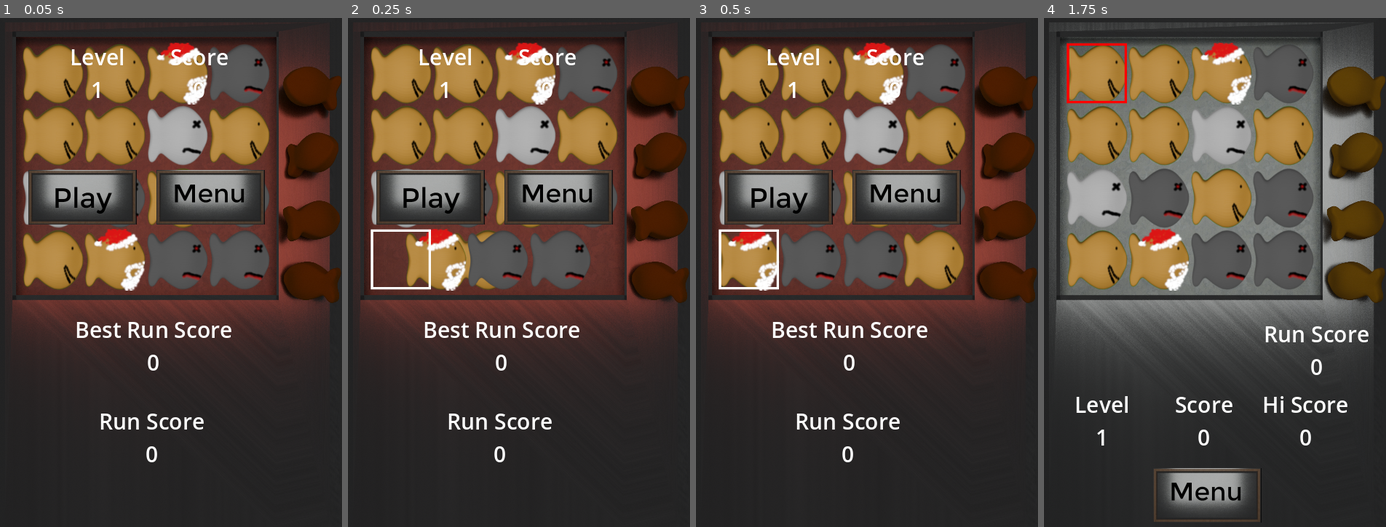
Above: before the commit, frames 1-4 (left to right).
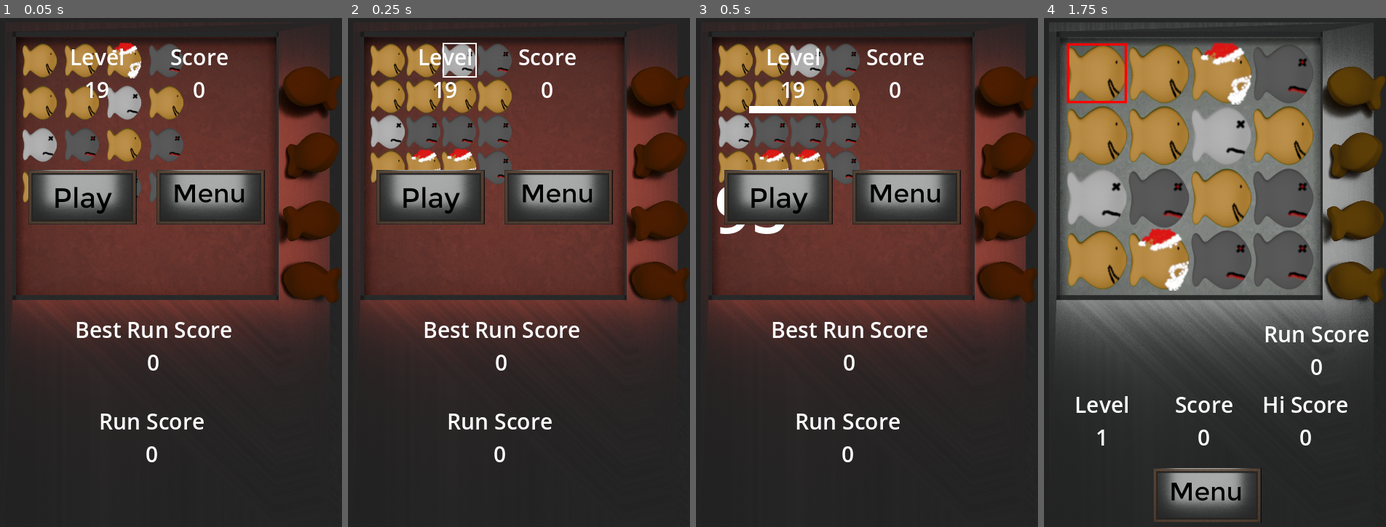
Above: after the commit, the same moments.

Repository: SecsAndCyber/GoldphishMatcher
Game: Godot game, scene res://source/failed_state.tscn
The game is run twice, just before and just after one commit, with the same random seed, the same clock (stepped at 60 frames per second) and the same inputs. This scene is started directly instead of the project's main scene.
Inputs (mouse positions are in pixels of both pictures, inside the frame that each line leads up to):
- Up to frame 1 (0.05 s): no input
- Up to frame 2 (0.25 s): no input
- Up to frame 3 (0.5 s): no input
- Up to frame 4 (1.75 s): click (1126, 196) at 0.5 s; click (1095, 73) at 1.27 s

The runs differ from the first frame. In frame 1, 19% of the frame differs, in the area x 6-79%, y 4-54%; in frame 2, 20%; in frame 3, 21%, in the area x 5-79%, y 4-54%; in frame 4, nothing differs.

Commit message:
More sounds

Diff:
--- a/source/scripts/audio_controller.gd
+++ b/source/scripts/audio_controller.gd
@@ -11,10 +11,14 @@
 var points:AudioStream
 var lost:AudioStream
 var won:AudioStream
+var star:AudioStream
 var combo_1:AudioStream
 var combo_2:AudioStream
 var combo_3:AudioStream
 var combo_4:AudioStream
+var combo_5:AudioStream
+var combo_6:AudioStream
+var cleared:AudioStream
 
 var menu_open:AudioStream
 var menu_close:AudioStream
@@ -34,9 +38,13 @@
 	combo_2 = load("res://assets/Audio/combo_score_2.wav")
 	combo_3 = load("res://assets/Audio/combo_score_3.wav")
 	combo_4 = load("res://assets/Audio/combo_score_4.wav")
+	combo_5 = load("res://assets/Audio/combo_score_5.mp3")
+	combo_6 = load("res://assets/Audio/combo_score_6.mp3")
+	cleared = load("res://assets/Audio/combo_score_7.mp3")
 	menu_open = load("res://assets/Audio/menu_open.wav")
 	menu_close = load("res://assets/Audio/menu_close.wav")
 	reset = load("res://assets/Audio/reset.wav")
+	star = load("res://assets/Audio/star.mp3")
 	actions = [row, col, points, combo_1, combo_2, combo_3, combo_4, menu_open, menu_close]
 
 func click():
@@ -57,7 +65,7 @@
 	if Reg.SfxMute:
 		return
 	audio_stream_player.stream = row
-	audio_stream_player.pitch_scale = randf_range(.997,1.003)
+	audio_stream_player.pitch_scale = randf_range(.992,1.008)
 	audio_stream_player.volume_db = Reg.SFXVolume
 	audio_stream_player.play()
 
@@ -65,7 +73,7 @@
 	if Reg.SfxMute:
 		return
 	audio_stream_player.stream = col
-	audio_stream_player.pitch_scale = randf_range(.997,1.003)
+	audio_stream_player.pitch_scale = randf_range(.992,1.008)
 	audio_stream_player.volume_db = Reg.SFXVolume
 	audio_stream_player.play()
 
@@ -76,10 +84,25 @@
 	audio_stream_player.volume_db = Reg.SFXVolume
 	audio_stream_player.play()
 
+func level_cleared():
+	if Reg.SfxMute:
+		return
+	audio_stream_player.stream = cleared
+	audio_stream_player.volume_db = Reg.SFXVolume
+	audio_stream_player.play()
+
 func level_lost():
 	if Reg.SfxMute:
 		return
 	audio_stream_player.stream = lost
+	audio_stream_player.volume_db = Reg.SFXVolume
+	audio_stream_player.play()
+
+func star_chime(pitch_shift:float = 1.0):
+	if Reg.SfxMute:
+		return
+	audio_stream_player.pitch_scale = pitch_shift
+	audio_stream_player.stream = star
 	audio_stream_player.volume_db = Reg.SFXVolume
 	audio_stream_player.play()
 
@@ -106,8 +129,10 @@
 		audio_stream_player.stream = combo_3
 	if combo_count == 5:
 		audio_stream_player.stream = combo_4
-	if combo_count >= 6:
-		audio_stream_player.stream = combo_4
+	if combo_count == 6:
+		audio_stream_player.stream = combo_5
+	if combo_count >= 7:
+		audio_stream_player.stream = combo_6
 	audio_stream_player.volume_db = Reg.SFXVolume
 	audio_stream_player.play()
 
--- a/source/scripts/board.gd
+++ b/source/scripts/board.gd
@@ -353,6 +353,7 @@
 		get_tree().create_timer(end_delay).timeout.connect(func():
 			if new_ys > 1 or new_xs > 1:
 				crackers.visible = false
+				Reg.Sounds.level_cleared()
 				selector.toast("[center]Cleared!\n+"+str(level_block_count));
 				score += level_block_count;
 				# Reassigning lambda capture does not modify the outer local variable "end_delay"
--- a/source/scripts/replay_state.gd
+++ b/source/scripts/replay_state.gd
@@ -1,9 +1,9 @@
 extends PlayState
 class_name ReplayState
 
-@export var moves_to_replay = ["D1", "31", "C1", "C1", "31", "D1", "3-1", "D1"]
+@export var moves_to_replay = ["61", "A-1", "A-1", "61", "61", "A-1", "A-1", "61", "61", "A-1", "6-1", "B1", "61", "A1", "A1", "6-1", "B1", "B1", "61", "A1", "61", "6-1", "A1", "6-1", "6-1", "C1", "61", "B1", "6-1", "C1", "C1", "61", "61", "A1", "6-1", "6-1", "C1", "61", "B1", "B1", "6-1", "C1", "61", "61", "A1", "6-1", "6-1", "6-1", "D1", "6-1", "E-1", "6-1", "F1", "F-1", "F-1", "61", "61", "61", "61", "B-1", "B-1", "B-1", "B-1", "61", "G-1", "61", "G-1", "6-1", "6-1", "B-1", "6-1", "6-1", "6-1", "6-1", "F-1", "61", "61", "C1", "6-1", "61", "61", "C1", "6-1", "D1", "61", "D-1", "D-1", "6-1", "D1", "6-1", "E-1", "E-1", "61", "E-1", "6-1", "F1", "61", "F-1", "6-1", "F-1", "61", "F1", "6-1", "G-1", "6-1", "D-1", "D-1", "D-1", "6-1", "D-1", "6-1", "D-1", "6-1", "D-1", "D-1", "6-1", "6-1", "6-1", "F1", "61", "61", "F-1", "6-1", "G1", "G1", "G1", "61", "G1", "61", "G-1", "G-1", "G-1", "G-1", "61", "61", "61", "61", "C-1", "C-1", "6-1", "C1", "61", "61"]
 var replay_array : Array
-var replay_level = 1
+var replay_level = 19
 
 var step_active: bool = false
 # Called when the node enters the scene tree for the first time.
--- a/source/scripts/star_feed_back.gd
+++ b/source/scripts/star_feed_back.gd
@@ -12,11 +12,13 @@
 
 func set_up() -> void:
 	if get_parent().name == 'root':
+		add_child(Reg.Sounds)
 		self.scale = Vector2(Reg.UI_Scale, Reg.UI_Scale)
 		Reg.LastLevel = 1
-		Reg.Score = 75
+		Reg.Score = 241
 		call_deferred("begin", {"map_level":1,"least":9,"average":"79.5000","two_star":124.7217376441414,"maximum":225})
 	for s in Stars:
+		s.get_node('Star').visible = false
 		s.get_node('Star').modulate = Color(0,0,0)
 
 func begin(level_stats:Dictionary = {}) -> void:
@@ -49,14 +51,18 @@
 
 	get_tree().create_timer(star_1_delay).timeout.connect(func():
 		if star_1_delay:
+			Reg.Sounds.star_chime(1.25)
 			Stars[0].get_node('Animate').play()
 		get_tree().create_timer(star_2_delay).timeout.connect(func():
 			if star_2_delay:
+				Reg.Sounds.star_chime(1.5)
 				Stars[1].get_node('Animate').play()
 			get_tree().create_timer(star_3_delay).timeout.connect(func():
 				if star_3_delay:
+					Reg.Sounds.star_chime(1)
 					Stars[2].get_node('Animate').play()
-				complete = true
+				else:
+					complete = true
 			)
 		)
 	)
@@ -65,5 +71,8 @@
 func _on_animate_animation_ended(animated_texture_rect: AnimatedTextureRect) -> void:
 	for s in Stars:
 		if animated_texture_rect == s.get_node('Animate'):
+			s.get_node('Star').visible = true
 			s.get_node('Star').modulate = Color.WHITE
 			animated_texture_rect.visible = false
+			if s == Stars[-1]:
+				complete = true
--- a/source/star_animation.tres
+++ b/source/star_animation.tres
@@ -230,5 +230,5 @@
 }],
 "loop": false,
 "name": &"default",
-"speed": 5.0
+"speed": 15.0
 }]
Not shown, added: assets/Audio/combo_score_5.mp3.import
Not shown, added: assets/Audio/combo_score_6.mp3.import
Not shown, added: assets/Audio/combo_score_7.mp3.import
Not shown, added: assets/Audio/star.mp3.import
Not shown, added: assets/Audio/combo_score_5.mp3
Not shown, added: assets/Audio/combo_score_6.mp3
Not shown, added: assets/Audio/combo_score_7.mp3
Not shown, added: assets/Audio/star.mp3
